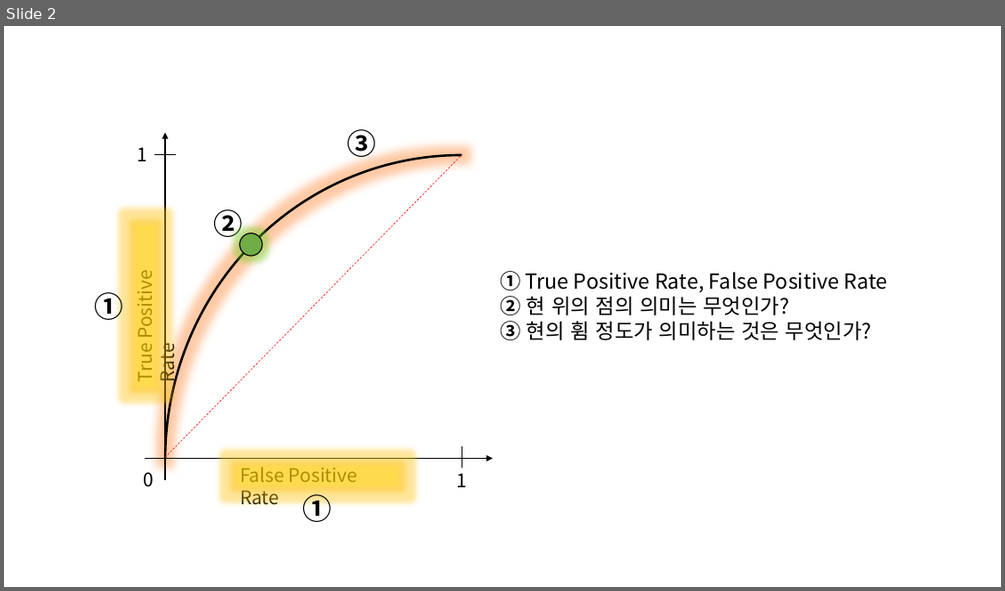
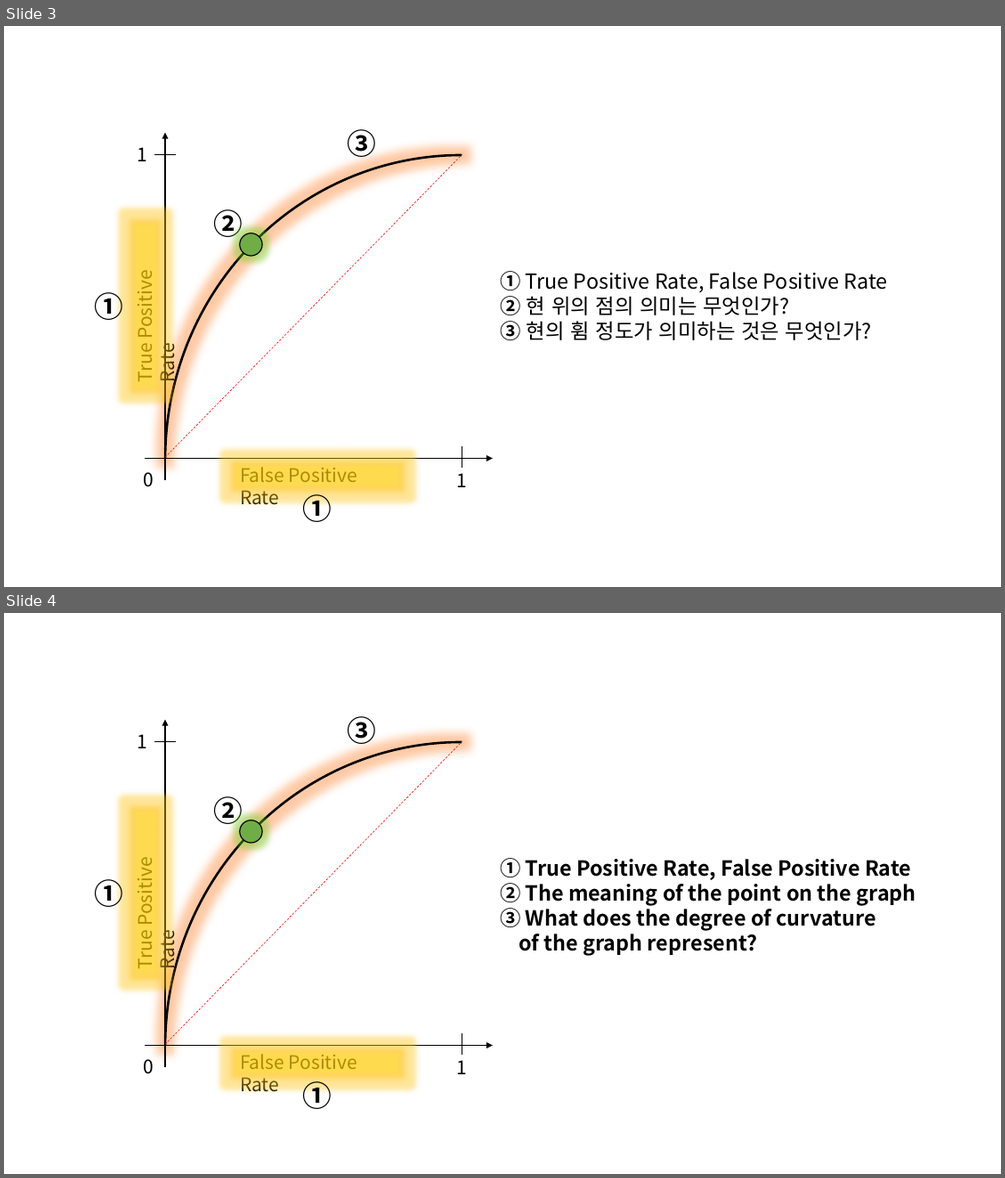
Before and after one commit to answeredbyablemind/answeredbyablemind.github.io, a slide deck: pics/2020-08-05-ROC/pics.pptx. Shown one above the other, each under a label of ours: slide 2 before the commit, slides 3 and 4 after it. The pictures are 1005x591 and 1005x1178 pixels, drawn with LibreOffice and Linux fonts; fonts in the diff are those of the drawing. Boxes give left, top, right and bottom in pixels: in the first picture for what was removed or moved away, otherwise in the second. Text is boxed around its words. In the diff, an @@ line names an element or a change of style, - is before the commit and + after.

```diff
--- a/pics/2020-08-05-ROC/pics.pptx
+++ b/pics/2020-08-05-ROC/pics.pptx
@@ slide 4 added at <box>4,613,1001,1174</box>, background #FFFFFF @@
@@ arrow added from (165, 1067) to (165, 719), #000000 1 pt @@
@@ text added at <box>348,716,377,749</box>, 28 pt, text #000000, bold @@
+③
@@ text added at <box>137,734,147,748</box>, 18 pt, text #000000 @@
+1
@@ line added from (154, 742) to (176, 742), #000000 1 pt @@
@@ arc (boxed as its full ellipse) added at <box>165,742,758,1174</box>, outline #FF0000 0.25 pt @@
@@ arc (boxed as its full ellipse) added at <box>165,742,758,1174</box>, outline #000000 2.25 pt @@
@@ line added from (165, 1045) to (462, 742), #FF0000 0.5 pt dashed @@
@@ text added at <box>214,796,243,828</box>, 28 pt, text #000000, bold @@
+②
@@ rectangle added at <box>136,811,156,974</box>, fill #FFFF00 at 14% opacity @@
@@ ellipse added at <box>240,820,262,843</box>, fill #70AD47, outline #000000 1 pt @@
@@ text added at <box>95,874,124,911</box>, 28 pt, text #000000, bold @@
+①
@@ text added at <box>130,863,179,968</box>, 18 pt, text #000000 @@
+True Positive Rate
@@ text added at <box>500,858,916,956</box>, 20 pt, text #000000, bold @@
+① True Positive Rate, False Positive Rate
+② The meaning of the point on the graph
+③ What does the degree of curvature
+of the graph represent?
@@ line added from (462, 1055) to (462, 1033), #000000 1 pt @@
@@ text added at <box>143,1059,154,1074</box>, 18 pt, text #000000 @@
+0
@@ arrow added from (145, 1046) to (493, 1046), #000000 1 pt @@
@@ rectangle added at <box>236,1053,399,1073</box>, fill #FFFF00 at 14% opacity @@
@@ text added at <box>240,1054,357,1095</box>, 18 pt, text #000000 @@
+False Positive Rate
@@ text added at <box>457,1060,468,1074</box>, 18 pt, text #000000 @@
+1
@@ text added at <box>303,1076,332,1113</box>, 28 pt, text #000000, bold @@
+①
@@ what was slide 2 is now slide 3 @@
```
Also in this commit, not shown: 3 other slides added, 9 other files.
